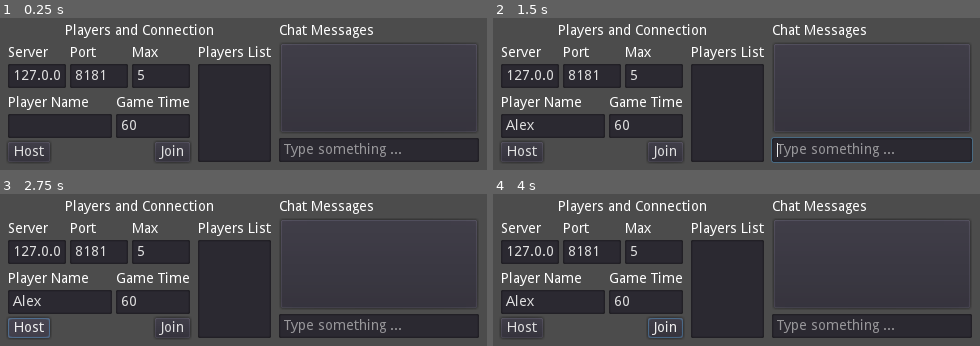
Above: before the commit, frames 1-4 (two rows, left to right).
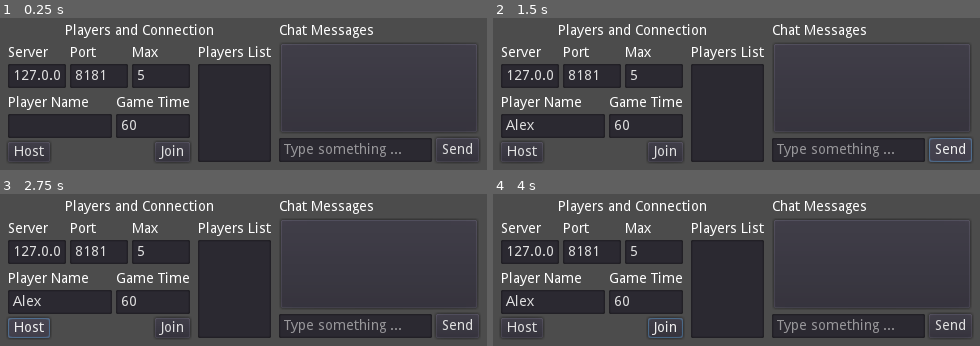
Above: after the commit, the same moments.

Repository: MacdonaldRobinson/godot-3d-multiplayer
Game: Godot game, scene res://lobby/Lobby.tscn
Two runs of this game, one before a commit and one after it. Both use one fixed random seed, a clock stepped at 60 frames per second and the inputs below. The engine's default icon, where the game draws it, is replaced by a stand-in: a white triangle on a blue panel in a dark square.
Inputs (mouse positions are in pixels of both pictures, inside the frame that each line leads up to):
- Up to frame 1 (0.25 s): no input
- Up to frame 2 (1.5 s): click (551, 125) at 0.52 s; type "Alex" at 0.6 s; click (950, 150) at 1.25 s, where only the run after the commit has a clickable "Send"
- Up to frame 3 (2.75 s): click "Host" at 2 s
- Up to frame 4 (4 s): click "Join" at 2.75 s; move the mouse to (867, 253) at 3.52 s; hold D (right) from 3.53 s (still down); hold E (interact) from 3.53 s (still down); click (867, 253) at 3.67 s

The runs differ from the first frame. In frame 1, 0.5% of the frame differs, in the area x 88-99%, y 78-95%; in frame 2, 2.1%, in the area x 57-99%, y 78-96%; in frame 3, 0.5%; in frame 4, 0.5%.

Commit message:
improvements made to the slot logic

Diff:
--- a/interactables/Interactable.gd
+++ b/interactables/Interactable.gd
@@ -4,6 +4,13 @@
 
 var item_name:String = "Item Name"
 var interacting_body:PhysicsBody = null
+var interacting_ray_cast:RayCast
+
+func set_interacting_body(interacting_body:PhysicsBody):
+	self.interacting_body = interacting_body
+
+func set_interacting_ray_cast(interacting_ray_cast:RayCast):
+	self.interacting_ray_cast = interacting_ray_cast
 
 func disable_collisions():
 	for child in self.get_children():
@@ -23,6 +30,6 @@
 				if c is CollisionShape:
 					c.disabled = false
 
-func interact(interacting_body):
-	self.interacting_body = interacting_body
+
+func interact():
 	print("Called base Interactable")
--- a/interactables/collectables/ItemCollector.gd
+++ b/interactables/collectables/ItemCollector.gd
@@ -8,3 +8,4 @@
 var item_custom_class_name:String
 var current_amount:int = -1
 var max_capacity:int = -1
+var call_back_method:FuncRef
--- a/interactables/energy_regfill_station/EnergyRefillStation.gd
+++ b/interactables/energy_regfill_station/EnergyRefillStation.gd
@@ -2,7 +2,7 @@
 class_name EnergyRefillStation
 func get_class(): return "EnergyRefillStation"
 
-func interact(body):
-	if body != null and body is Player:
-		var player = body as Player
+func interact():
+	if interacting_body != null and interacting_body is Player:
+		var player = interacting_body as Player
 		player.energy = player.energy + 1
--- a/interactables/health_refill_station/HealthRefillStation.gd
+++ b/interactables/health_refill_station/HealthRefillStation.gd
@@ -2,7 +2,7 @@
 class_name HealthRefillStation
 func get_class(): return "HealthRefillStation"
 
-func interact(body):
-	if body != null and body is Player:
-		var player = body as Player
+func interact():
+	if interacting_body != null and interacting_body is Player:
+		var player = interacting_body as Player
 		player.health = player.health + 1
--- a/lobby/networking/GameState.gd
+++ b/lobby/networking/GameState.gd
@@ -7,7 +7,7 @@
 		return
 
 	var peer_data:PeerData = get_peer_data(peer_id)
-	var player:Player = null
+	var player = null
 
 	if get_players_node().has_node(String(peer_id)):
 		player = get_players_node().get_node(String(peer_id))
@@ -21,13 +21,13 @@
 	pass
 
 func get_world_data() -> WorldData:
-	return GameState._world_data
+	return _world_data
 
 func get_chat_messages()->Array:
-	if !GameState.get_world_data():
+	if !get_world_data():
 		return []
 
-	return GameState.get_world_data().messages
+	return get_world_data().messages
 
 func get_player_node(id) -> Node:
 	if get_players_node():
@@ -38,21 +38,21 @@
 	return Globals.get_players_node()
 
 func get_peers() -> Dictionary:
-	if !GameState.get_world_data():
+	if !get_world_data():
 		return {}
 
-	return GameState.get_world_data().peers
+	return get_world_data().peers
 
 func get_peer_data(peer_id:int) -> PeerData:
-	if GameState.get_world_data().peers.has(peer_id):
-		var peer_data = GameState.get_world_data().peers[peer_id]
+	if get_world_data().peers.has(peer_id):
+		var peer_data = get_world_data().peers[peer_id]
 		return peer_data
 	return PeerData.new()
 
 func start_game():
 	if Globals.is_network_server():
 		rpc("_start_game")
-		GameState.get_world_data().has_game_started = true
+		get_world_data().has_game_started = true
 
 func add_chat_message(message:Message):
 	if Globals.is_network_peer_connected():
@@ -62,7 +62,7 @@
 func set_peer_data(peer_id:int, peer_data:PeerData):
 	if Globals.is_network_peer_connected():
 
-		if GameState.get_peers().has(peer_id) and var2str(GameState.get_peer_data(peer_id)) == var2str(peer_data):
+		if get_peers().has(peer_id) and var2str(get_peer_data(peer_id)) == var2str(peer_data):
 			return
 
 		rpc("_set_peer_data", peer_id, var2str(peer_data))
@@ -84,11 +84,11 @@
 
 func sync_world_data_with_peers():
 	if Globals.is_network_server():
-		GameState.set_world_data(GameState.get_world_data())
+		set_world_data(get_world_data())
 
 func sync_world_data_with_peer(peer_id:int):
 	if Globals.is_network_server():
-		GameState.set_world_data_for_peer(peer_id, GameState.get_world_data())
+		set_world_data_for_peer(peer_id, get_world_data())
 
 func call_peer_method(peer_id:int, peer_method_name:String, callback_method_name:String = ""):
 
@@ -108,24 +108,24 @@
 	get_tree().change_scene_to(scene)
 	yield(get_tree().create_timer(1), "timeout")
 
-	for peer_id in GameState.get_world_data().peers:
+	for peer_id in get_world_data().peers:
 		add_player_to_world(peer_id)
 
 remotesync func _set_world_data(world_data:String):
-	GameState._world_data = str2var(world_data)
+	_world_data = str2var(world_data)
 
 remotesync func _add_chat_message(message:String):
 	get_chat_messages().append(str2var(message))
 
 remotesync func _set_peer_data(peer_id:int, peer_data:String):
 	var deserialized:PeerData = str2var(peer_data)
-	GameState.get_world_data().peers[peer_id] = deserialized
+	get_world_data().peers[peer_id] = deserialized
 
 	if Globals.is_network_server():
-		GameState.sync_world_data_with_peers()
+		sync_world_data_with_peers()
 
 remotesync func _remove_peer(id):
-	GameState.get_world_data().peers.erase(id)
+	get_world_data().peers.erase(id)
 	var player_node = get_player_node(id)
 
 	if player_node:
--- a/player/Player.gd
+++ b/player/Player.gd
@@ -140,6 +140,16 @@
 				return item_collector
 
 	return null
+
+func find_index_in_collected_items(find_item:Collectable)->int:
+	var index = -1
+	for item_collector in collected_items:
+		if item_collector is ItemCollector:
+			index+=1
+			if item_collector.item_custom_class_name == find_item.get_class():
+				return index
+
+	return -1
 
 func remove_from_collected_items(find_item:Collectable)->bool:
 	for item_collector in collected_items:
@@ -177,6 +187,8 @@
 		new_item_collector.item_tscn_path = new_item.filename
 		new_item_collector.item_custom_class_name = new_item.get_class()
 		new_item_collector.current_amount = 1
+		new_item_collector.call_back_method = funcref(self, "equip_item_index")
+
 		collected_items.append(new_item_collector)
 		was_collected = true
 
@@ -293,9 +305,12 @@
 	if not collider is Interactable:
 		collider = collider.get_parent()
 
-	if collider:
-		collider.interact(self)
+	if collider is Interactable:
+		collider.set_interacting_body(self)
+		collider.set_interacting_ray_cast(_interact_raycast)
+		collider.interact()
 		if collider is Collectable:
+			collider.set_weapon_ray_cast(_weapon_raycast)
 			if collect_item(collider):
 				collider.get_parent().remove_child(collider)
 				if collider is Weapon:
@@ -427,6 +442,8 @@
 				else:
 					interact()
 
+	funcref(self, "foo")
+
 	_screen_overlay.update_data(player_name,
 			health,
 			energy,
--- a/ui/ScreenOverlays.gd
+++ b/ui/ScreenOverlays.gd
@@ -21,6 +21,3 @@
 		chat_panel.send_message.release_focus()
 	else:
 		chat_panel.modulate.a = 1
-
-		if Globals.is_network_master():
-			chat_panel.send_message.grab_focus()
--- a/ui/ScreenOverlays.tscn
+++ b/ui/ScreenOverlays.tscn
@@ -54,46 +54,51 @@
 }
 
 [node name="VBoxContainer" type="VBoxContainer" parent="HBoxContainer"]
+margin_top = 120.0
 margin_right = 200.0
 margin_bottom = 270.0
+size_flags_vertical = 8
 __meta__ = {
 "_edit_use_anchors_": false
 }
-
-[node name="MarginContainer" type="MarginContainer" parent="HBoxContainer/VBoxContainer"]
-margin_right = 200.0
-margin_bottom = 133.0
-size_flags_vertical = 3
 
 [node name="ChatPanel" parent="HBoxContainer/VBoxContainer" instance=ExtResource( 6 )]
 modulate = Color( 1, 1, 1, 0.521569 )
 anchor_right = 0.0
 anchor_bottom = 0.0
-margin_top = 137.0
 margin_right = 200.0
-margin_bottom = 270.0
+margin_bottom = 150.0
+rect_min_size = Vector2( 200, 150 )
 
 [node name="Bottom" type="HBoxContainer" parent="HBoxContainer"]
 margin_left = 204.0
+margin_top = 185.0
 margin_right = 570.0
 margin_bottom = 270.0
 size_flags_horizontal = 3
-size_flags_vertical = 3
+size_flags_vertical = 8
+alignment = 2
 __meta__ = {
 "_edit_use_anchors_": false
 }
 
 [node name="CollectedItemsStatsPanel" parent="HBoxContainer/Bottom" instance=ExtResource( 3 )]
-margin_top = 270.0
-margin_right = 362.0
-margin_bottom = 270.0
+anchor_right = 0.0
+margin_right = 276.0
+rect_min_size = Vector2( 0, 85 )
 size_flags_horizontal = 3
-size_flags_vertical = 10
+size_flags_vertical = 8
 
 [node name="CurrentlyEquippedItemStatsPanel" parent="HBoxContainer/Bottom" instance=ExtResource( 5 )]
-margin_left = 366.0
+anchor_left = 0.0
+anchor_top = 0.0
+anchor_right = 0.0
+anchor_bottom = 0.0
+margin_left = 280.0
+margin_top = 0.0
 margin_right = 366.0
-margin_bottom = 270.0
+margin_bottom = 85.0
+size_flags_horizontal = 1
 
 [node name="DialogPanel" parent="." instance=ExtResource( 7 )]
 anchor_left = 0.5
--- a/ui/chat_panel/ChatPanel.gd
+++ b/ui/chat_panel/ChatPanel.gd
@@ -2,6 +2,7 @@
 class_name ChatPanel
 func get_class(): return "ChatPanel"
 
+onready var send_button:Button = $HBoxContainer/SendButton
 onready var send_message:LineEdit = $HBoxContainer/SendMessage
 onready var messages:RichTextLabel = $PanelContainer/Messages
 
@@ -19,9 +20,12 @@
 
 
 func _on_SendMessage_text_entered(new_text):
+	send_button.emit_signal("pressed")
+
+func _on_SendButton_pressed():
 	var message:Message = Message.new()
 	message.from_peer_name = Globals.peer_data.peer_name
-	message.text = new_text
+	message.text = send_message.text
 
 	GameState.add_chat_message(message)
 	send_message.text = ""
--- a/ui/chat_panel/ChatPanel.tscn
+++ b/ui/chat_panel/ChatPanel.tscn
@@ -14,14 +14,14 @@
 }
 
 [node name="Label" type="Label" parent="."]
-margin_right = 1024.0
+margin_right = 600.0
 margin_bottom = 14.0
 text = "Chat Messages"
 
 [node name="PanelContainer" type="PanelContainer" parent="."]
 margin_top = 18.0
-margin_right = 1024.0
-margin_bottom = 572.0
+margin_right = 600.0
+margin_bottom = 272.0
 size_flags_horizontal = 3
 size_flags_vertical = 3
 __meta__ = {
@@ -31,23 +31,30 @@
 [node name="Messages" type="RichTextLabel" parent="PanelContainer"]
 margin_left = 7.0
 margin_top = 7.0
-margin_right = 1017.0
-margin_bottom = 547.0
+margin_right = 593.0
+margin_bottom = 247.0
 size_flags_horizontal = 3
 size_flags_vertical = 3
 bbcode_enabled = true
 scroll_following = true
 
 [node name="HBoxContainer" type="HBoxContainer" parent="."]
-margin_top = 576.0
-margin_right = 1024.0
-margin_bottom = 600.0
+margin_top = 276.0
+margin_right = 600.0
+margin_bottom = 300.0
 size_flags_horizontal = 3
 
 [node name="SendMessage" type="LineEdit" parent="HBoxContainer"]
-margin_right = 1024.0
+margin_right = 553.0
 margin_bottom = 24.0
 size_flags_horizontal = 3
 placeholder_text = "Type something ..."
 
+[node name="SendButton" type="Button" parent="HBoxContainer"]
+margin_left = 557.0
+margin_right = 600.0
+margin_bottom = 24.0
+text = "Send"
+
 [connection signal="text_entered" from="HBoxContainer/SendMessage" to="." method="_on_SendMessage_text_entered"]
+[connection signal="pressed" from="HBoxContainer/SendButton" to="." method="_on_SendButton_pressed"]
--- a/ui/slots_panel/SlotsPanel.gd
+++ b/ui/slots_panel/SlotsPanel.gd
@@ -2,16 +2,50 @@
 class_name SlotsPanel
 func get_class(): return "SlotsPanel"
 
+onready var slots = $Slots
+
+func _ready():
+	_remove_children()
+
 func update_data(new_items:Array):
-	_remove_children()
+	if new_items.size() == 0:
+		_remove_children()
 
 	for new_item in new_items:
 		if new_item is ItemCollector:
-			var new_slot = load("res://ui/slots_panel/slot/Slot.tscn").instance()
-			new_slot.update_data(new_item)
+			var slot = update_slot(new_item)
+			if !slot:
+				var new_slot = load("res://ui/slots_panel/slot/Slot.tscn").instance()
+				new_slot.set_slot_index(slots.get_child_count()-1)
+				new_slot.update_data(new_item)
 
-			self.add_child(new_slot)
+				slots.add_child(new_slot)
+
+
+	for slot in slots.get_children():
+		if slot is Slot:
+			if new_items.find(slot.current_item_collector) == -1:
+				slots.remove_child(slot)
+
+
+
+func update_slot(item_collector:ItemCollector) -> Slot:
+	var index = -1
+	for slot in slots.get_children():
+		if slot is Slot:
+			index+=1
+			if !slot.current_item_collector:
+				continue
+
+			if slot.current_item_collector.item_name == item_collector.item_name:
+				slot.set_slot_index(index)
+				slot.update_data(item_collector)
+				return slot
+
+	return null
+
 
 func _remove_children():
-	for item in self.get_children():
-		self.remove_child(item)
+	var remove_slots = slots.get_children()
+	for item in remove_slots:
+		slots.remove_child(item)
--- a/ui/slots_panel/SlotsPanel.tscn
+++ b/ui/slots_panel/SlotsPanel.tscn
@@ -3,13 +3,38 @@
 [ext_resource path="res://ui/slots_panel/slot/Slot.tscn" type="PackedScene" id=1]
 [ext_resource path="res://ui/slots_panel/SlotsPanel.gd" type="Script" id=2]
 
-[node name="SlotsPanel" type="HBoxContainer"]
-margin_right = 64.0
-margin_bottom = 82.0
+[node name="SlotsPanel" type="ScrollContainer"]
+anchor_right = 1.0
+margin_bottom = 85.0
 script = ExtResource( 2 )
 __meta__ = {
 "_edit_use_anchors_": false
 }
 
-[node name="Slot" parent="." instance=ExtResource( 1 )]
-visible = false
+[node name="Slots" type="HBoxContainer" parent="."]
+margin_right = 600.0
+margin_bottom = 85.0
+size_flags_horizontal = 3
+size_flags_vertical = 3
+__meta__ = {
+"_edit_use_anchors_": false
+}
+
+[node name="Slot" parent="Slots" instance=ExtResource( 1 )]
+margin_right = 147.0
+margin_bottom = 85.0
+
+[node name="Slot2" parent="Slots" instance=ExtResource( 1 )]
+margin_left = 151.0
+margin_right = 298.0
+margin_bottom = 85.0
+
+[node name="Slot3" parent="Slots" instance=ExtResource( 1 )]
+margin_left = 302.0
+margin_right = 449.0
+margin_bottom = 85.0
+
+[node name="Slot4" parent="Slots" instance=ExtResource( 1 )]
+margin_left = 453.0
+margin_right = 600.0
+margin_bottom = 85.0
--- a/ui/slots_panel/slot/Slot.gd
+++ b/ui/slots_panel/slot/Slot.gd
@@ -2,7 +2,24 @@
 class_name Slot
 func get_class(): return "Slot"
 
+onready var texture_button:TextureButton = $TextureButton
+onready var item_name:Label = $ItemName
+
+var current_item_collector:ItemCollector
+var slot_index:int
+
+func set_slot_index(index:int):
+	slot_index = index
 
 func update_data(item_collector:ItemCollector):
+	self.current_item_collector = item_collector
 	var item_name_label: Label = get_node("ItemName");
 	item_name_label.text = item_collector.item_name + "("+String(item_collector.current_amount)+")"
+
+func get_current_item_collector() -> ItemCollector:
+	return current_item_collector
+
+func _on_TextureButton_pressed():
+	if current_item_collector:
+		if current_item_collector.call_back_method:
+			current_item_collector.call_back_method.call_func(slot_index)
--- a/ui/slots_panel/slot/Slot.tscn
+++ b/ui/slots_panel/slot/Slot.tscn
@@ -4,22 +4,32 @@
 [ext_resource path="res://icon.png" type="Texture" id=2]
 
 [node name="Slot" type="VBoxContainer"]
-margin_right = 72.0
+margin_right = 81.0
 margin_bottom = 82.0
+size_flags_horizontal = 3
 script = ExtResource( 1 )
 __meta__ = {
 "_edit_use_anchors_": false
 }
 
-[node name="TextureRect" type="TextureRect" parent="."]
-margin_right = 72.0
+[node name="TextureButton" type="TextureButton" parent="."]
+margin_right = 81.0
 margin_bottom = 64.0
-texture = ExtResource( 2 )
-stretch_mode = 4
+size_flags_horizontal = 3
+size_flags_vertical = 3
+texture_normal = ExtResource( 2 )
+expand = true
+stretch_mode = 3
 
 [node name="ItemName" type="Label" parent="."]
 margin_top = 68.0
-margin_right = 72.0
+margin_right = 81.0
 margin_bottom = 82.0
 text = "item Name"
 align = 1
+valign = 2
+__meta__ = {
+"_edit_use_anchors_": false
+}
+
+[connection signal="pressed" from="TextureButton" to="." method="_on_TextureButton_pressed"]
--- a/ui/stats_panels/item_stats_panel/ItemStatsPanel.tscn
+++ b/ui/stats_panels/item_stats_panel/ItemStatsPanel.tscn
@@ -1,12 +1,22 @@
-[gd_scene load_steps=2 format=2]
+[gd_scene load_steps=3 format=2]
 
 [ext_resource path="res://ui/stats_panels/item_stats_panel/ItemStatsPanel.gd" type="Script" id=1]
+[ext_resource path="res://ui/stats_panels/item_stats_panel/ammo_collector_ui/AmmoCollectorUI.tscn" type="PackedScene" id=2]
 
 [node name="ItemStatsPanel" type="VBoxContainer"]
-margin_right = 86.0
-margin_bottom = 40.0
+anchor_left = 1.0
+anchor_top = 1.0
+anchor_right = 1.0
+anchor_bottom = 1.0
+margin_left = -86.0
+margin_top = -40.0
+size_flags_horizontal = 3
 alignment = 2
 script = ExtResource( 1 )
 __meta__ = {
 "_edit_use_anchors_": false
 }
+
+[node name="AmmoCollectorUI" parent="." instance=ExtResource( 2 )]
+margin_top = 8.0
+margin_bottom = 40.0
